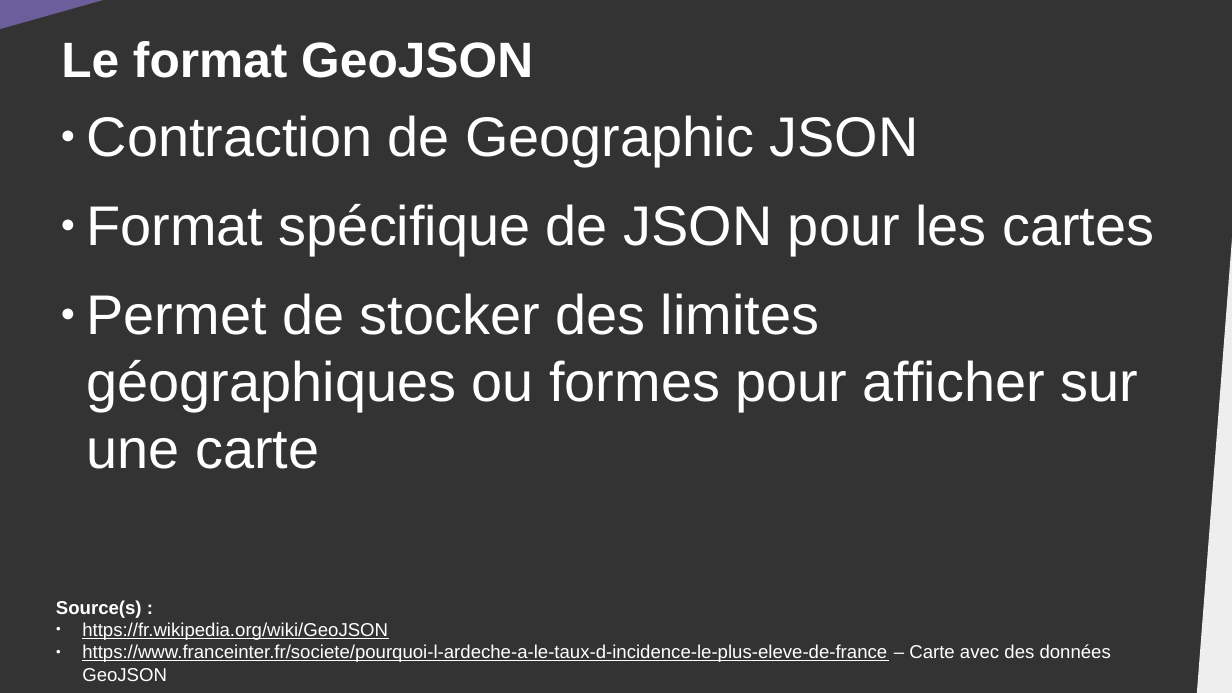
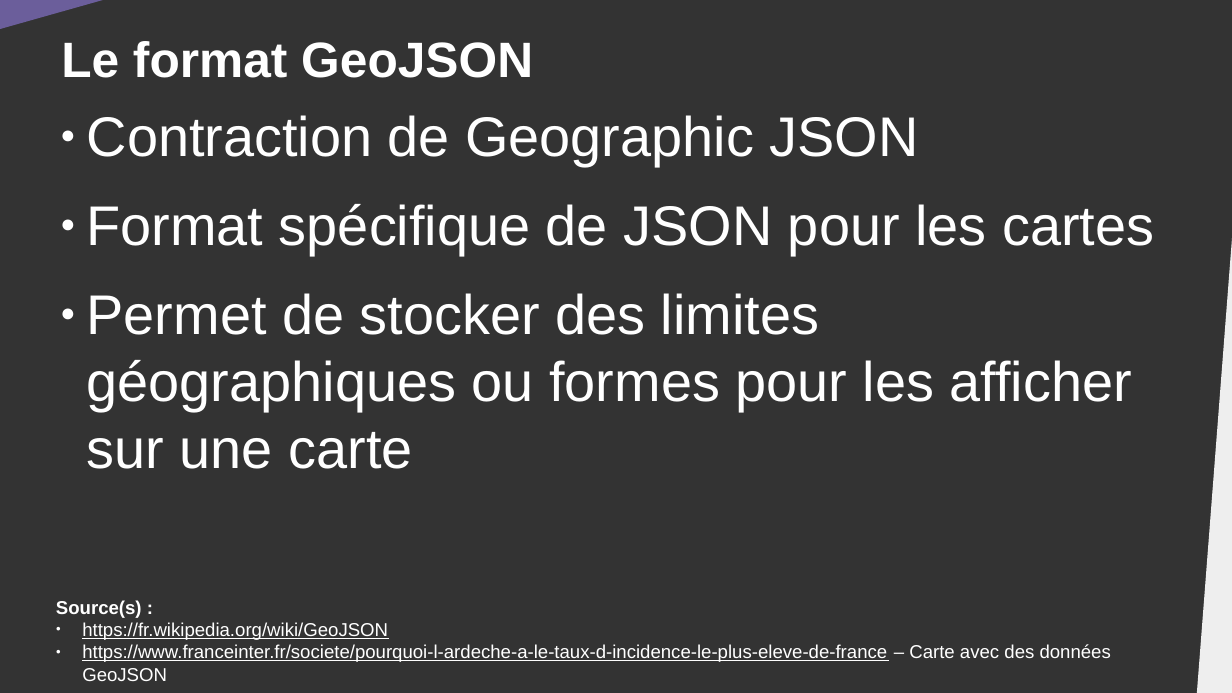
Before and after one commit to DanYellow/cours, a slide deck: slide 11 of data-journalisme-s4/travaux-pratiques/numero-5/presentation.odp. Drawn at 1232x693 pixels with LibreOffice and Linux fonts; fonts in the diff are those of the drawing. Boxes give left, top, right and bottom in pixels: in the first picture for what was removed or moved away, otherwise in the second. Text is boxed around its words. In the diff, an @@ line names an element or a change of style, - is before the commit and + after.

```diff
--- a/data-journalisme-s4/travaux-pratiques/numero-5/presentation.odp
+++ b/data-journalisme-s4/travaux-pratiques/numero-5/presentation.odp
@@ text at (87, 293, 1132, 469): text changed @@
-● Permet de stocker des limites géographiques ou formes pour afficher sur une carte
+● Permet de stocker des limites géographiques ou formes pour les afficher sur une carte
```
Also in this commit, not shown: 4 other slides changed, 1 other file.
